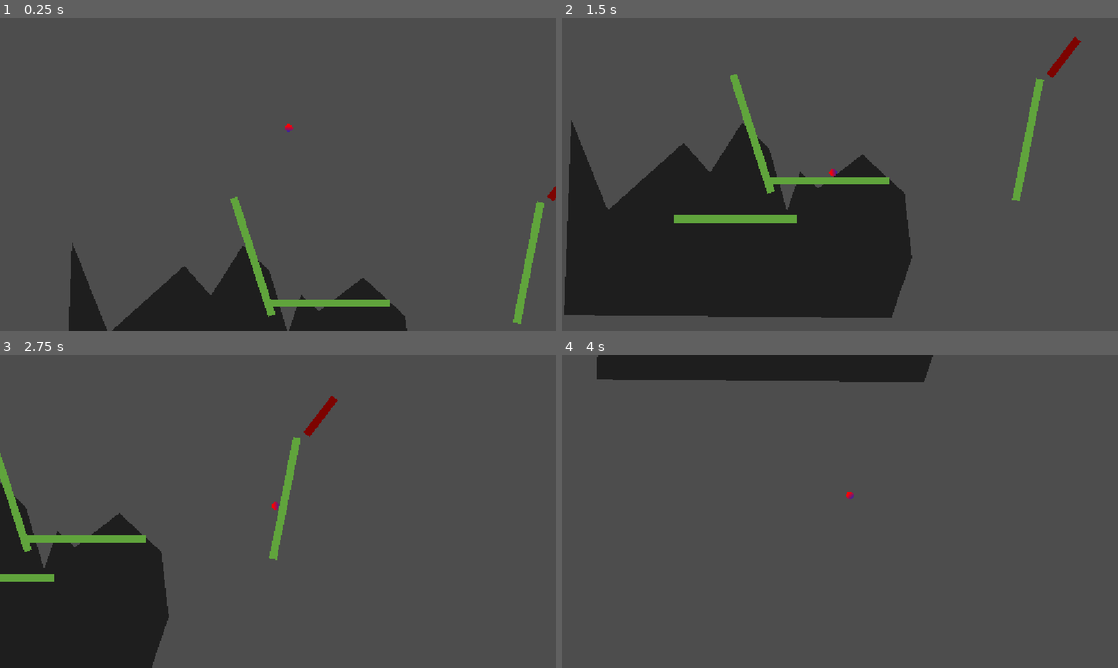
Above: before the commit, frames 1-4 (two rows, left to right).
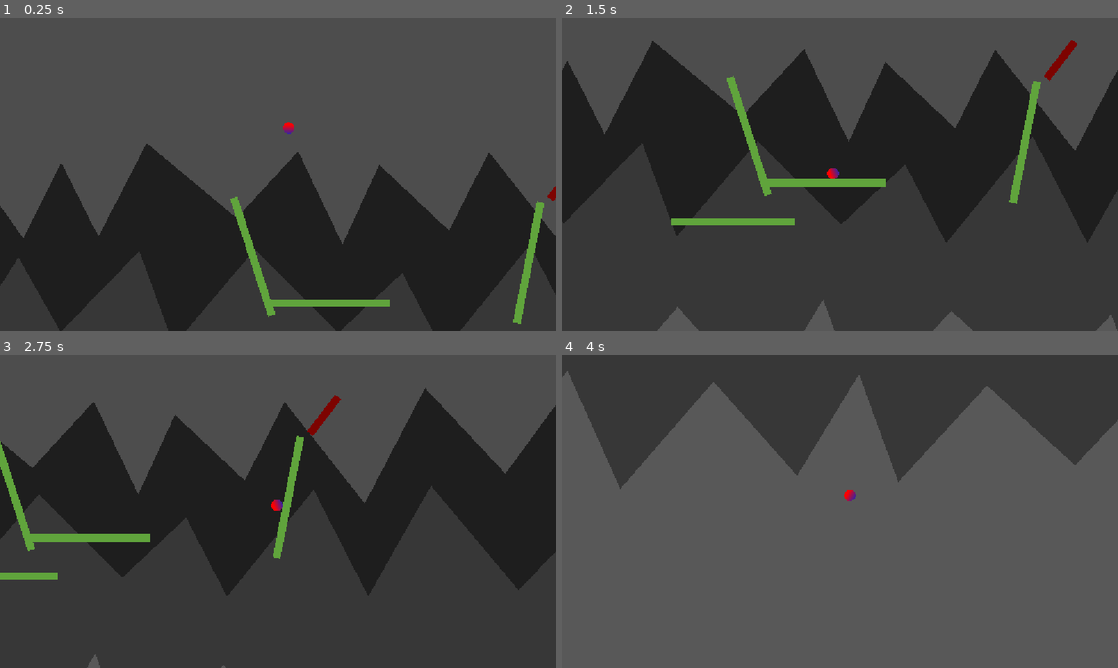
Above: after the commit, the same moments.

Repository: appellatebaton0/wierd-jam
Game: Godot game, scene res://Scenes/Main.tscn
Same seed, same stepped clock (60 frames per second), same inputs: the game is played once before the commit and once after it.
Inputs:
- Up to frame 1 (0.25 s): no input
- Up to frame 2 (1.5 s): tap Enter at 0.5 s; hold W 0.53-1.28 s; tap Space (Jump) at 0.77 s
- Up to frame 3 (2.75 s): tap Space (Jump) at 1.52 s; hold W from 2.03 s (still down)
- Up to frame 4 (4 s): tap Space (Jump) at 3.02, 3.77 s; release W at 3.53 s

The runs differ from the first frame. In frame 1, 33% of the frame differs, in the area x 0-100%, y 33-100%; in frame 2, 51%, in the area x 0-100%, y 6-96%; in frame 3, 41%; in frame 4, 5.0%.

Commit message:
h6.7 - Background Polygons
Made a quick tool to generate spiky polygons to use in the background, with a bit of parallaxing.

Diff:
--- a/Scenes/Main.tscn
+++ b/Scenes/Main.tscn
@@ -1,6 +1,7 @@
 [gd_scene format=3 uid="uid://p2tyqwglemqs"]
 
 [ext_resource type="Script" uid="uid://c10cndcu33lm7" path="res://Scripts/Camera.gd" id="1_pbw6q"]
+[ext_resource type="Script" uid="uid://b3w1juegcjptq" path="res://Scripts/BackgroundPolygon.gd" id="1_v1gob"]
 [ext_resource type="PackedScene" uid="uid://b46f20mibw1h3" path="res://Scenes/Transform.tscn" id="4_pbw6q"]
 [ext_resource type="PackedScene" uid="uid://dsu8ksqadgaqx" path="res://Scenes/Player.tscn" id="4_rgh2o"]
 [ext_resource type="PackedScene" uid="uid://dffj877vhhx4u" path="res://Scenes/LongRail.tscn" id="5_pbw6q"]
@@ -8,9 +9,47 @@
 
 [node name="Main" type="Node" unique_id=1226045905]
 
-[node name="Polygon2D" type="Polygon2D" parent="." unique_id=1070006029]
+[node name="Parallax2D2" type="Parallax2D" parent="." unique_id=1506512909]
+scroll_scale = Vector2(0.85, 0.85)
+
+[node name="Polygon2D" type="Polygon2D" parent="Parallax2D2" unique_id=1123582824]
+position = Vector2(-20, 1044)
 color = Color(0.12, 0.12, 0.12, 1)
-polygon = PackedVector2Array(-524, -32, -216, -307, -106, -183, 27, -391, 138, -284, 213, -26, 268, -187, 342, -118, 525, -259, 699, -99, 730, 170, 645, 419, -711, 407, -682, -407, -535, -38)
+polygon = PackedVector2Array(3000, -1500, 3000, 1500, -3000, 1500, -3000, -1500, -3000, -1382.0564, -2834.5354, -1649.397, -2624.9014, -1379.2249, -2319.357, -1747.8907, -1923.484, -1378.4326, -1790.3934, -1681.5806, -1416.6787, -1352.8291, -1070.2838, -1692.9219, -802.5632, -1312.6702, -645.38947, -1625.4025, -490.86337, -1321.3125, -291.22147, -1707.5497, 81.40343, -1397.5741, 336.183, -1673.5658, 520.13324, -1288.561, 672.3675, -1618.0251, 961.4735, -1345.5612, 1127.0894, -1670.9834, 1458.4973, -1250.7876, 1708.4785, -1729.1398, 2041.5912, -1374.1941, 2285.6265, -1707.4276, 2570.9087, -1379.6332, 2857.896, -1691.6133)
+script = ExtResource("1_v1gob")
+box_dimensions = Vector2(6000, 3000)
+spike_range_y_min = 100.0
+spike_range_y_max = 250.0
+spike_range_x_min = 120.0
+spike_range_x_max = 400.0
+
+[node name="Parallax2D" type="Parallax2D" parent="." unique_id=1238806027]
+scroll_scale = Vector2(0.9, 0.9)
+
+[node name="Polygon2D" type="Polygon2D" parent="Parallax2D" unique_id=1070006029]
+position = Vector2(-47, 1427)
+color = Color(0.2159017, 0.21590173, 0.21590167, 1)
+polygon = PackedVector2Array(3000, -1500, 3000, 1500, -3000, 1500, -3000, -1500, -3000, -1373.3546, -2674.7417, -1698.694, -2548.6626, -1329.4005, -2426.336, -1673.6405, -2246.6655, -1286.7589, -2003.9823, -1684.6627, -1736.9421, -1376.2018, -1426.9982, -1651.6134, -1069.6991, -1262.0806, -816.3137, -1668.0043, -640.82947, -1358.8168, -314.97812, -1693.6783, -172.2763, -1304.1829, 163.80331, -1700.3756, 509.88498, -1355.2845, 775.12805, -1603.6759, 944.4943, -1277.2034, 1303.4209, -1720.0715, 1529.7908, -1277.8767, 1789.8328, -1736.1355, 2152.7942, -1303.6014, 2458.5234, -1623.1075, 2741.4312, -1322.5118)
+script = ExtResource("1_v1gob")
+box_dimensions = Vector2(6000, 3000)
+spike_range_y_min = 100.0
+spike_range_y_max = 250.0
+spike_range_x_min = 120.0
+spike_range_x_max = 400.0
+
+[node name="Parallax2D3" type="Parallax2D" parent="." unique_id=200755897]
+scroll_scale = Vector2(0.95, 0.95)
+
+[node name="Polygon2D" type="Polygon2D" parent="Parallax2D3" unique_id=1894209403]
+position = Vector2(-54, 2086)
+color = Color(0.34509805, 0.34509805, 0.34509805, 1)
+polygon = PackedVector2Array(3000, -1500, 3000, 1500, -3000, 1500, -3000, -1500, -3000, -1310.9717, -2858.442, -1628.0731, -2618.6418, -1326.2899, -2282.0544, -1712.4053, -1965.1056, -1321.1353, -1838.5431, -1736.5818, -1688.578, -1282.8676, -1383.0514, -1732.1437, -1064.9878, -1381.6022, -772.1808, -1742.9636, -553.6924, -1253.5964, -167.50946, -1698.0978, 179.12447, -1308.5724, 435.53668, -1729.1653, 598.30225, -1282.4661, 966.0184, -1681.9111, 1331.2164, -1351.8259, 1629.3092, -1666.7574, 1777.0692, -1270.7526, 1977.1396, -1660.0702, 2222.676, -1329.3237, 2534.3562, -1617.9965, 2926.5286, -1319.8853)
+script = ExtResource("1_v1gob")
+box_dimensions = Vector2(6000, 3000)
+spike_range_y_min = 100.0
+spike_range_y_max = 250.0
+spike_range_x_min = 120.0
+spike_range_x_max = 400.0
 
 [node name="Camera2D" type="Camera2D" parent="." unique_id=1220805860]
 zoom = Vector2(0.5, 0.5)
--- a/Scenes/Player.tscn
+++ b/Scenes/Player.tscn
@@ -3,7 +3,7 @@
 [ext_resource type="Script" uid="uid://dmc7nasewcrt7" path="res://Scripts/Player.gd" id="1_rpqav"]
 
 [sub_resource type="CircleShape2D" id="CircleShape2D_rpqav"]
-radius = 16.0
+radius = 24.0
 
 [sub_resource type="Shader" id="Shader_rpqav"]
 code = "shader_type canvas_item;
@@ -40,12 +40,12 @@
 
 [sub_resource type="GradientTexture2D" id="GradientTexture2D_av2a1"]
 gradient = SubResource("Gradient_s7307")
-width = 32
-height = 32
+width = 48
+height = 48
 fill_to = Vector2(0.6495727, 0.7307692)
 
 [sub_resource type="CircleShape2D" id="CircleShape2D_kyqiw"]
-radius = 18.027758
+radius = 28.000002
 
 [node name="Player" type="CharacterBody2D" unique_id=993666105 groups=["Player"]]
 rotation = 3.1381004
--- /dev/null
+++ b/Scripts/BackgroundPolygon.gd
@@ -0,0 +1,45 @@
+@tool
+class_name BackgroundPolygon extends Polygon2D
+# A polygon shaped like a box with a spiked top, to give the background some detail.
+
+## The dimensions of the base box.
+@export var box_dimensions := Vector2(500, 300)
+
+@export_group("Spike Vertical Range", "spike_range_y_")
+@export var spike_range_y_min := 10.0
+@export var spike_range_y_max := 50.0
+
+@export_group("Spike Horizontal Range", "spike_range_x_")
+@export var spike_range_x_min := 30.0
+@export var spike_range_x_max := 50.0
+
+@export_tool_button("Regenerate") var regen_button := regenerate
+
+func regenerate() -> void:
+
+	var new_polygon:Array[Vector2]
+
+	# Half it to center it.
+	var dim = box_dimensions / 2
+
+	# Add the box.
+	new_polygon.append(Vector2(dim.x, -dim.y))
+	new_polygon.append(Vector2(dim.x, dim.y))
+	new_polygon.append(Vector2(-dim.x, dim.y))
+	new_polygon.append(Vector2(-dim.x, -dim.y))
+
+	var x = -dim.x
+	var up = true
+	while x < dim.x:
+		# Add a peak/valley.
+		var y = -dim.y + randf_range(spike_range_y_min, spike_range_y_max) * (1 if up else -1)
+
+		new_polygon.append(Vector2(x,y))
+
+		# Setup for the next.
+		x += randf_range(spike_range_x_min, spike_range_x_max)
+		up = !up
+
+	set_polygon(new_polygon)
+
+	pass
--- a/Scripts/Player.gd
+++ b/Scripts/Player.gd
@@ -60,11 +60,9 @@
 
 	move_and_slide()
 
-func _on_rail_enter(rail:Node2D): if rail is Rail:
-	snap_to(rail)
-
-	print(rail is DeathRail)
-	if rail is DeathRail: Global.reset_level.emit() # Die.
+func _on_rail_enter(rail:Node2D):
+	if   rail is DeathRail: Global.reset_level.emit() # Die.
+	elif rail is Rail:      snap_to(rail) # Snap to this rail.
 func _on_rail_exit (rail:Node2D): if snapped_to == rail: snapped_to = null
 
 func snap_to(rail:Rail):
Not shown, added: Scripts/BackgroundPolygon.gd.uid
